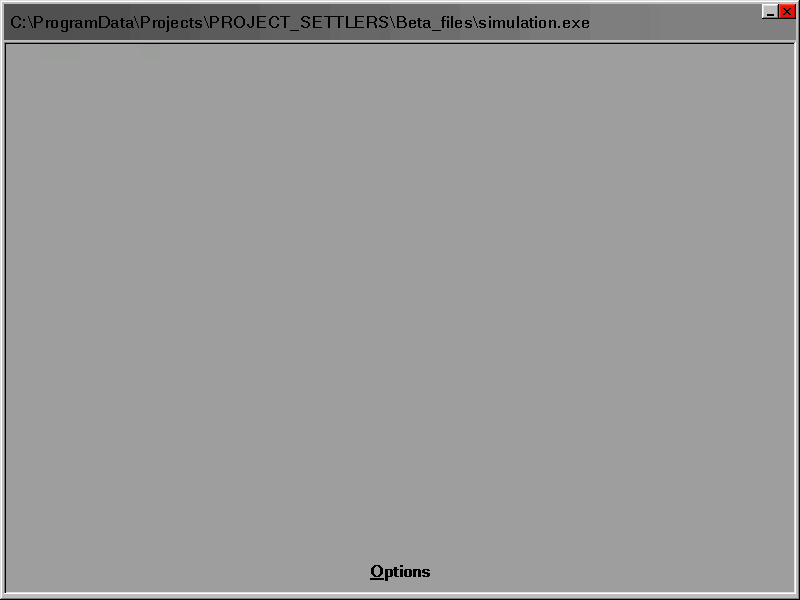
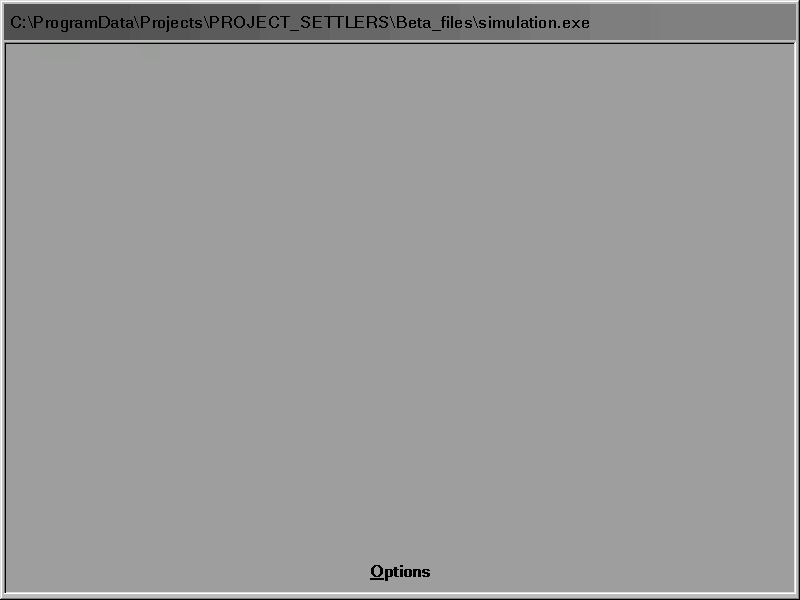
The second 800px x 600px image is a revision of the first. Changes to its layers:
removed layer "exit.png Fusionadas" over 762, 4, 796, 19
